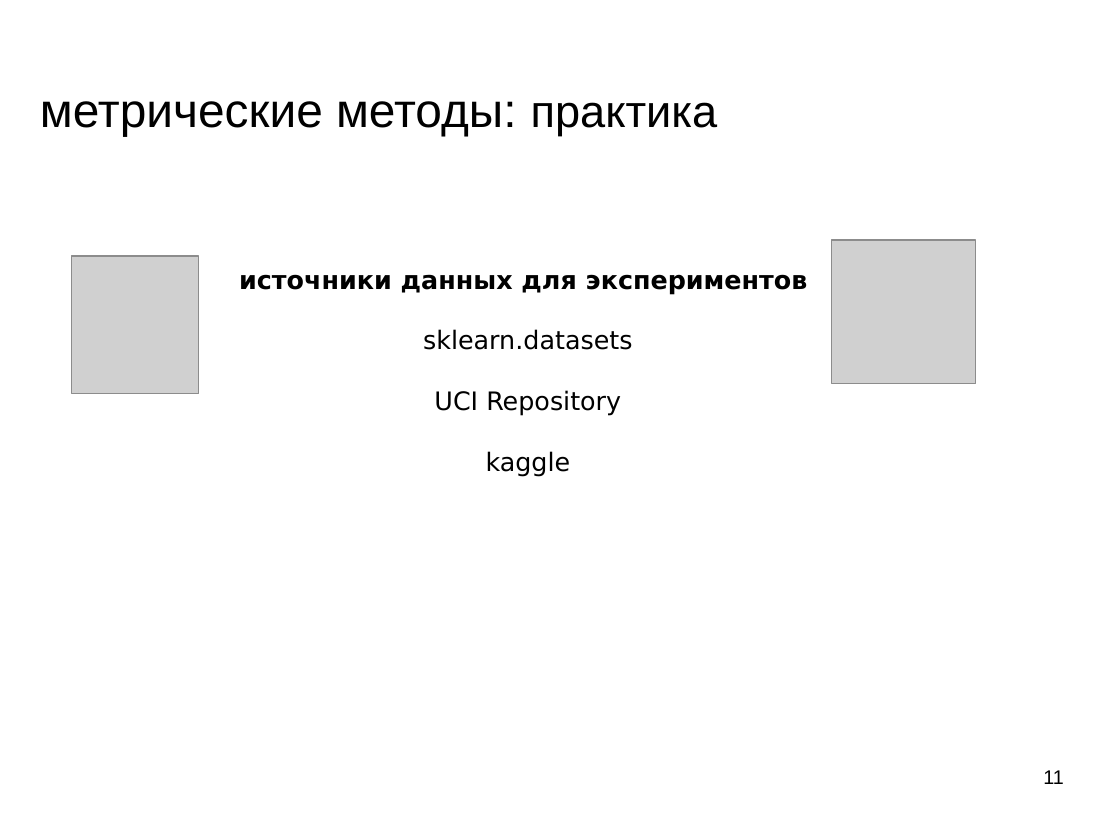
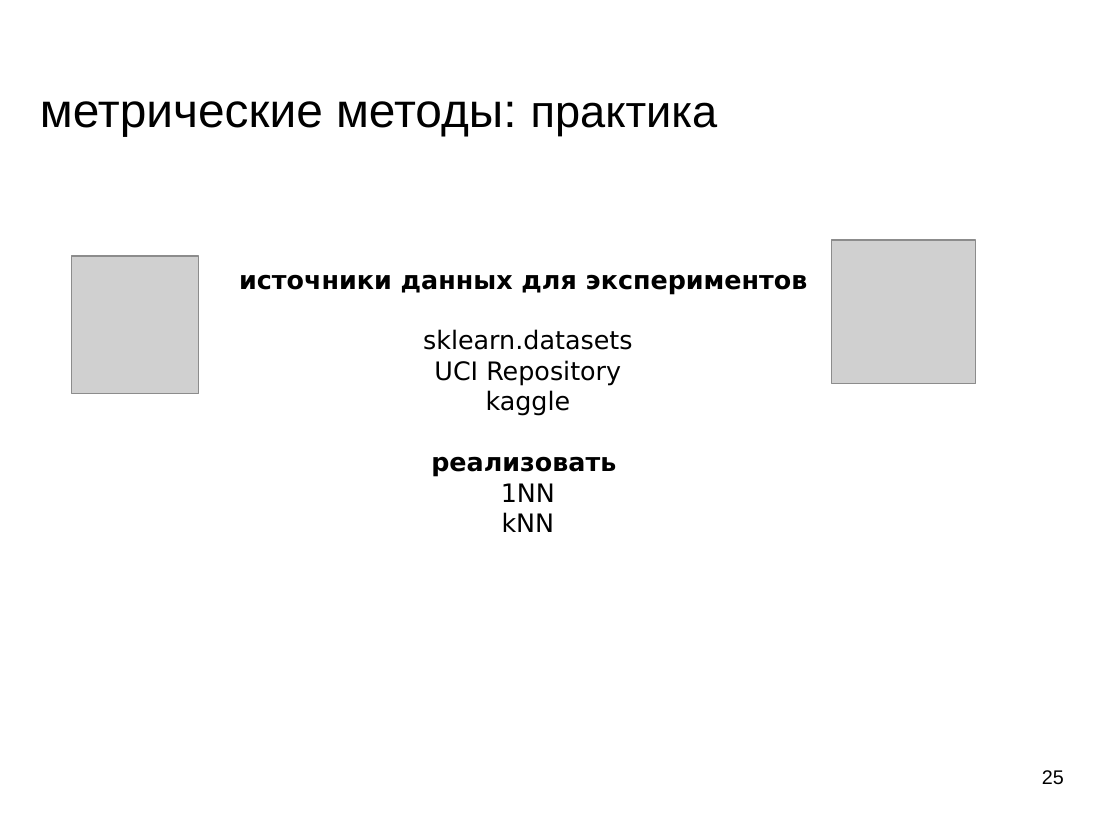
Before and after one commit to mechanoid5/ml_lectorium_legacy, a slide deck: slide 25 of 06-metric.odp (slide 11 before the commit). Drawn at 1120x840 pixels with LibreOffice and Linux fonts; fonts in the diff are those of the drawing; grey boxes stand for pictures; background and template pictures are left out. Boxes give left, top, right and bottom in pixels: in the first picture for what was removed or moved away, otherwise in the second. Text is boxed around its words. In the diff, an @@ line names an element or a change of style, - is before the commit and + after.

```diff
--- a/06-metric.odp
+++ b/06-metric.odp
@@ text at [431,456,616,532]: paragraphs added @@
+реализовать
+1NN
+kNN
@@ page number at [1042,770,1064,785]: text changed @@
-11
+25
```
Also in this commit, not shown: 6 other slides changed, 15 slides added, 4 other files.
